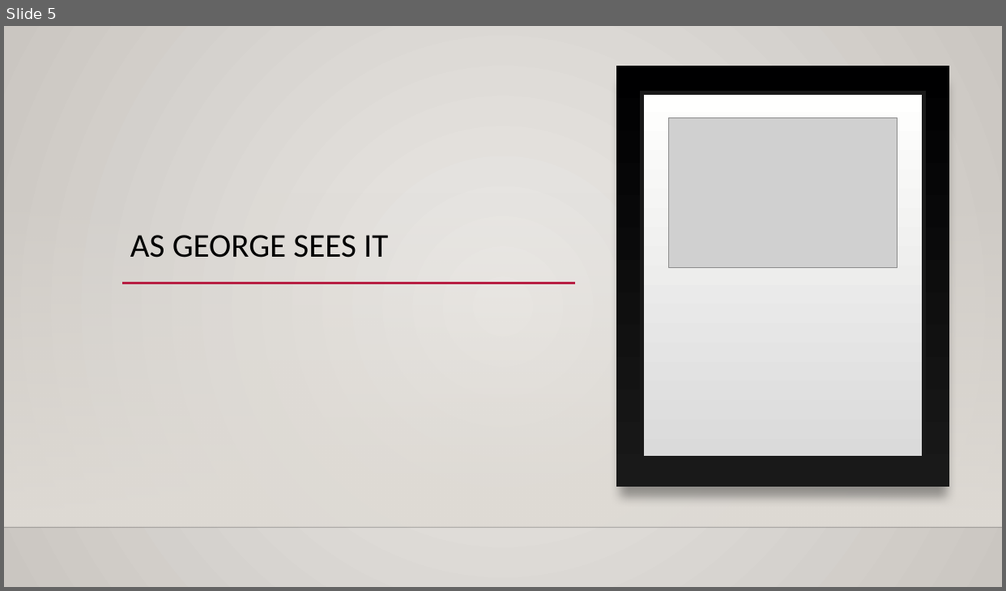
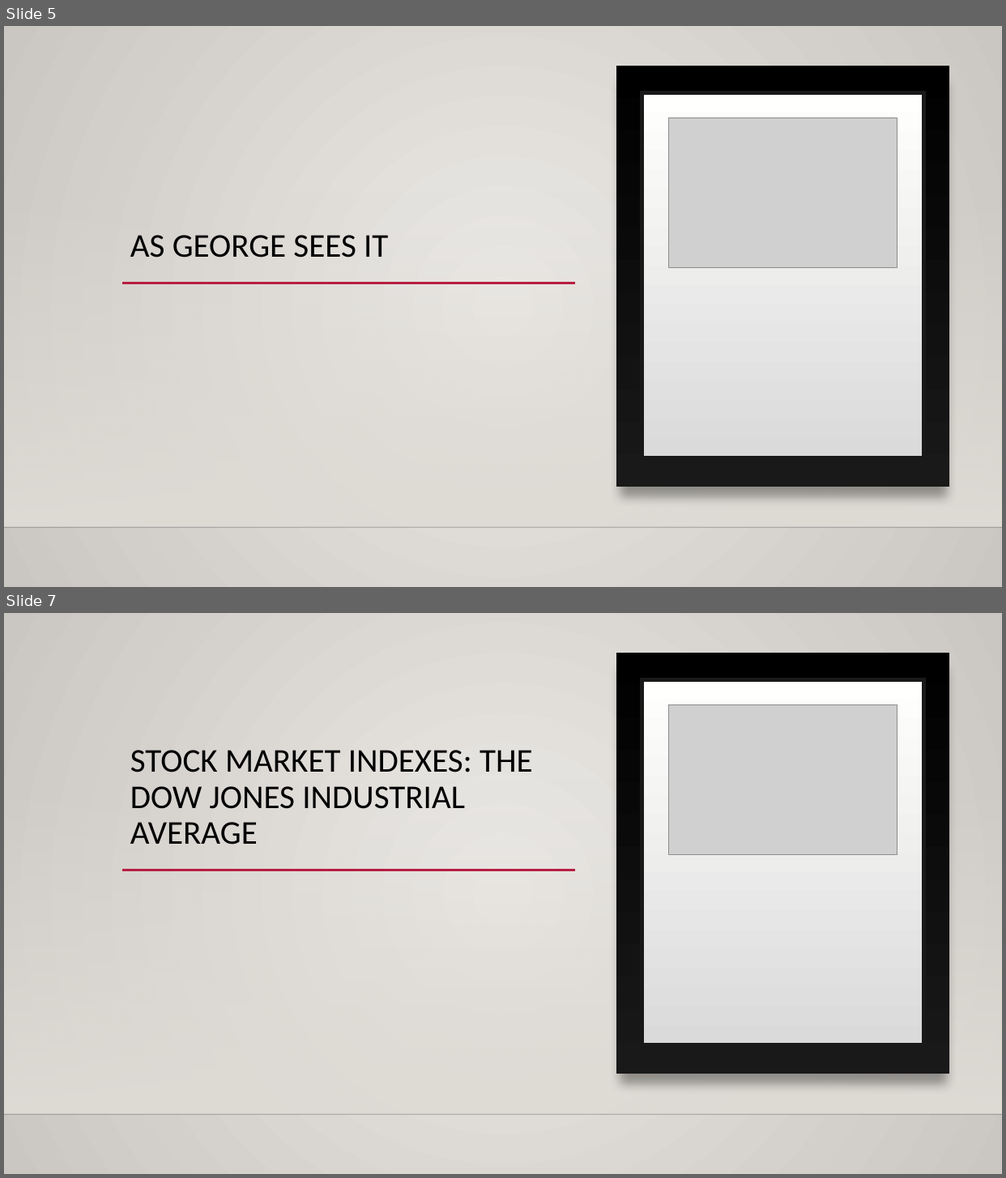
Before and after one commit to Gracewj/615-officer-, a slide deck: Officer.pptx. Shown one above the other, each under a label of ours: slide 5 before the commit, slides 5 and 7 after it; the slides between them are not shown. The pictures are 1006x591 and 1006x1178 pixels, drawn with LibreOffice and Linux fonts; fonts in the diff are those of the drawing; grey boxes stand for pictures; background and template pictures are left out. Boxes give left, top, right and bottom in pixels: in the first picture for what was removed or moved away, otherwise in the second. Text is boxed around its words. In the diff, an @@ line names an element or a change of style, - is before the commit and + after.

```diff
--- a/Officer.pptx
+++ b/Officer.pptx
@@ slide 7 added at (x1=4, y1=613, x2=1002, y2=1174), background gradient #ECEAE7 to #CAC7C1; not listed: 5 template elements that a slide beside it also shows @@
@@ picture added at (x1=669, y1=705, x2=897, y2=855) @@
@@ title added at (x1=130, y1=750, x2=533, y2=845), 32 pt, text #000000 @@
+STOCK MARKET INDEXES: THE DOW JONES INDUSTRIAL AVERAGE
```
Also in this commit, not shown: 1 other slide added, 4 other files.
